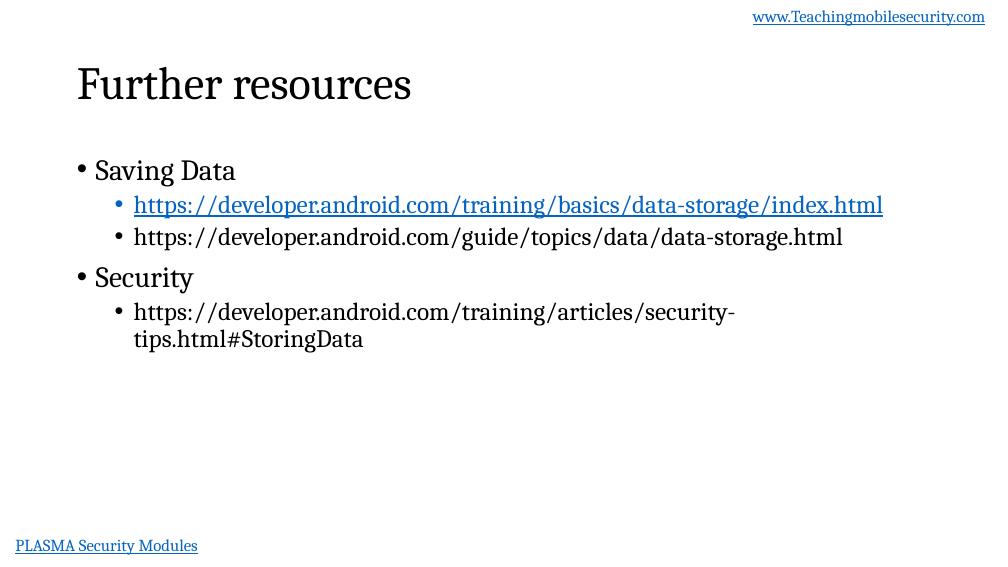
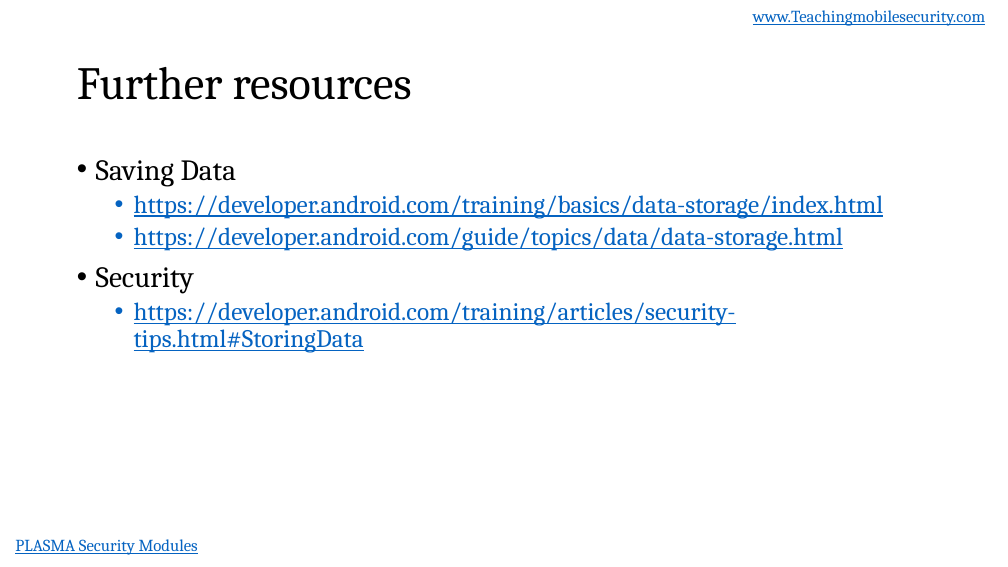
Before and after one commit to dan7800/VulnerableAndroidAppOracle, a slide deck: slide 9 of Vulnerabilities/DataStorage/DataStoragePresentation.pptx. Drawn at 1008x567 pixels with LibreOffice and Linux fonts; fonts in the diff are those of the drawing; background and template pictures are left out. Boxes give left, top, right and bottom in pixels: in the first picture for what was removed or moved away, otherwise in the second. Text is boxed around its words. In the diff, an @@ line names an element or a change of style, - is before the commit and + after.

```diff
--- a/Vulnerabilities/DataStorage/DataStoragePresentation.pptx
+++ b/Vulnerabilities/DataStorage/DataStoragePresentation.pptx
@@ text at (134, 227, 843, 353): text colour #000000 to #0563C1, underline on in "https://developer.android.com/guide/topics/data/data-storage ...", "https://developer.android.com/training/articles/security-tip ..." @@
```
Also in this commit, not shown: 2 other files.
